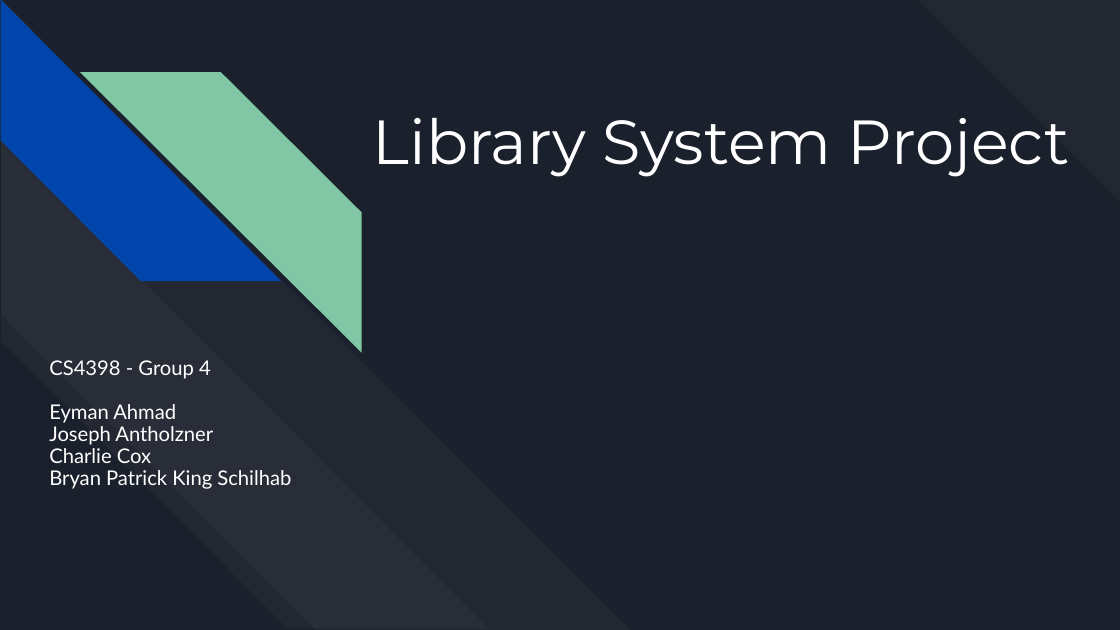
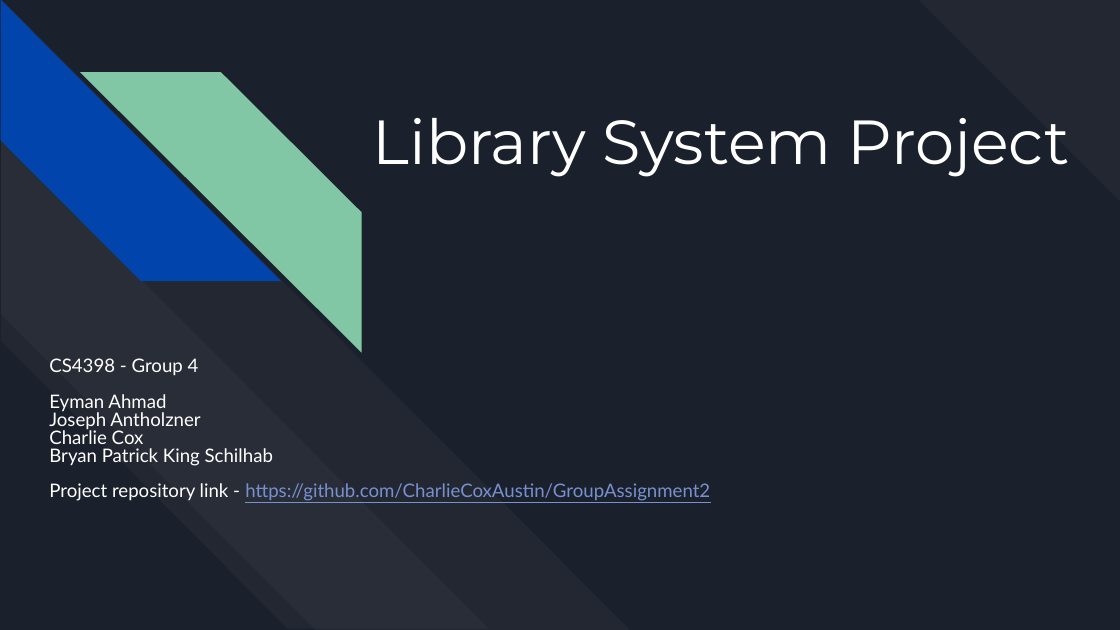
Before and after one commit to CharlieCoxAustin/GroupAssignment2, a slide deck: slide 1 of Group4_Presentation.pptx. Drawn at 1120x630 pixels with LibreOffice and Linux fonts; fonts in the diff are those of the drawing. Boxes give left, top, right and bottom in pixels: in the first picture for what was removed or moved away, otherwise in the second. Text is boxed around its words. In the diff, an @@ line names an element or a change of style, - is before the commit and + after.

```diff
--- a/Group4_Presentation.pptx
+++ b/Group4_Presentation.pptx
@@ subtitle at [49,358,273,466]: size 13 to 12 pt in "CS4398 - Group 4", "Eyman Ahmad", "Joseph Antholzner", "Charlie Cox" and 1 more places; line spacing 0.9 to 0.8 @@
@@ subtitle at [49,483,710,501]: paragraph added @@
+Project repository link - https://github.com/CharlieCoxAustin/GroupAssignment2
```
Also in this commit, not shown: 2 other files.
